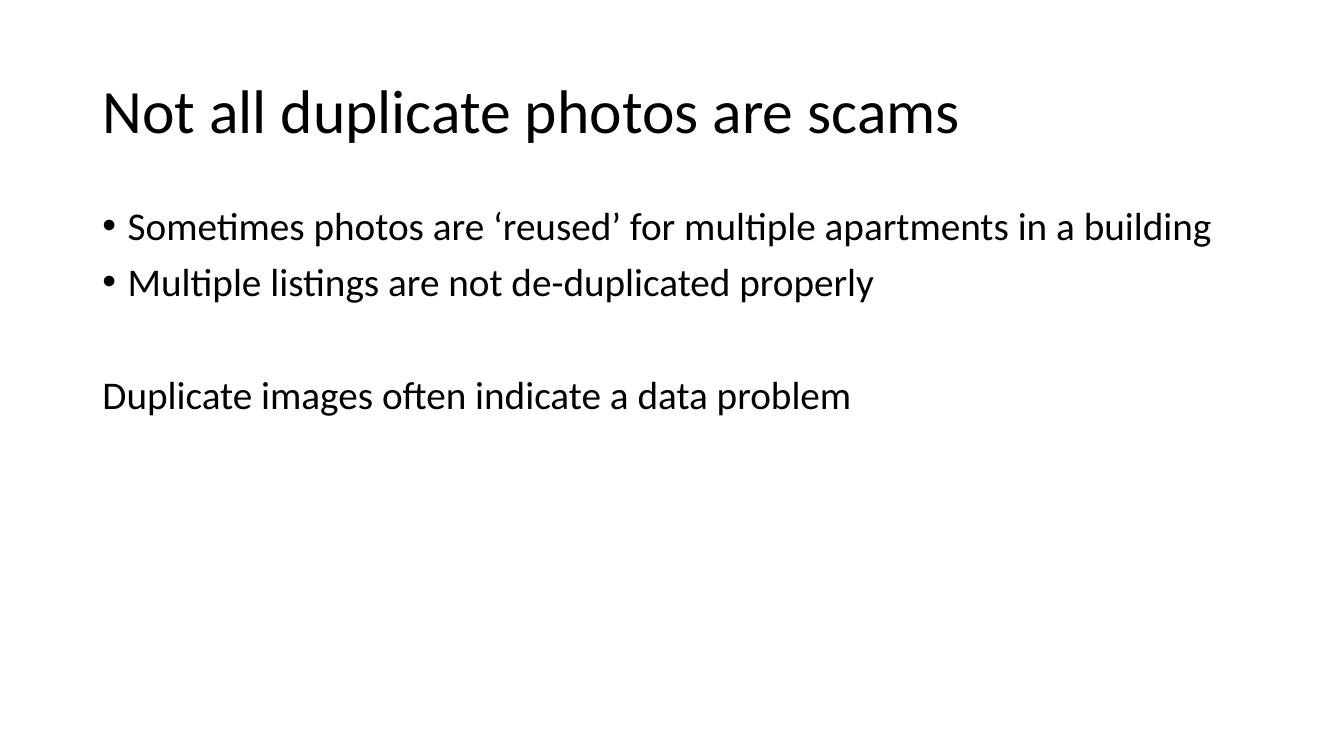
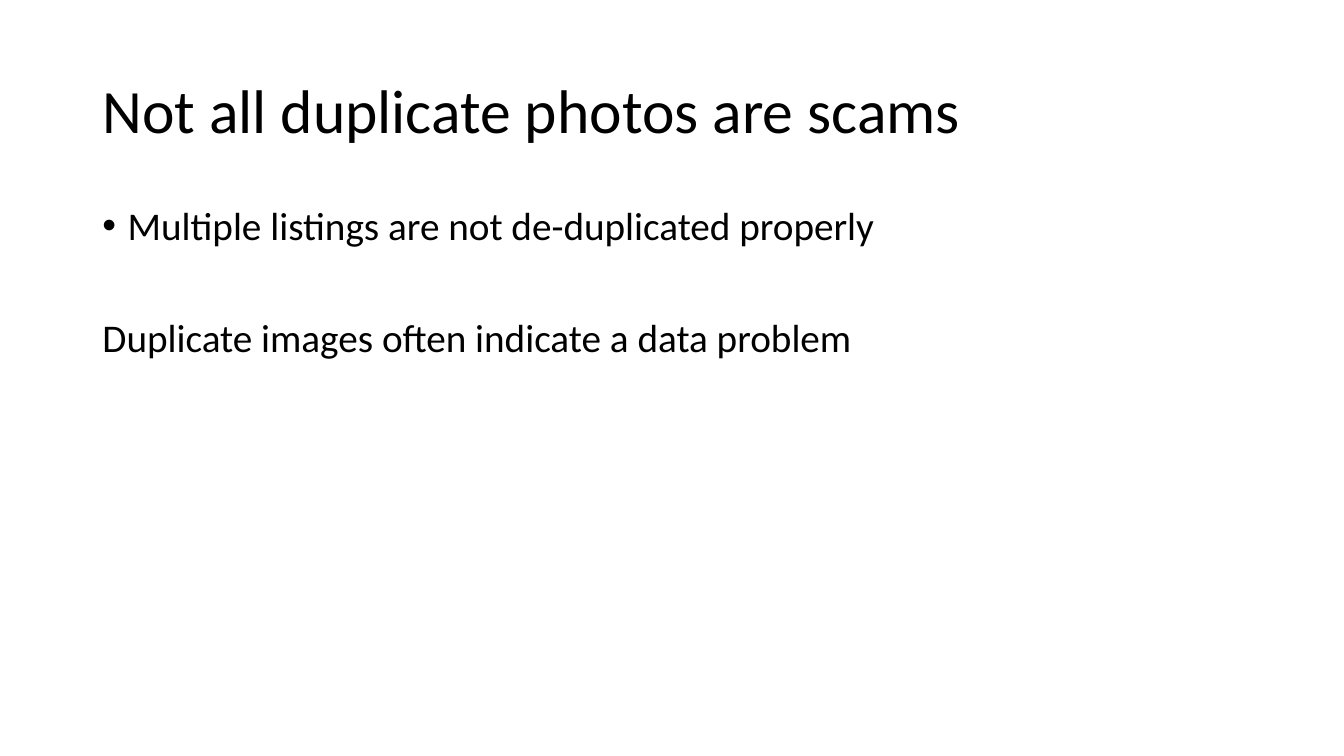
Before and after one commit to slartibardfarst/Hackathon0115, a slide deck: slide 6 of Scams of New York City.pptx. Drawn at 1344x756 pixels with LibreOffice and Linux fonts; fonts in the diff are those of the drawing. Boxes give left, top, right and bottom in pixels: in the first picture for what was removed or moved away, otherwise in the second. Text is boxed around its words. In the diff, an @@ line names an element or a change of style, - is before the commit and + after.

```diff
--- a/Scams of New York City.pptx
+++ b/Scams of New York City.pptx
@@ text at (128,212,1212,247): paragraph removed @@
-• Sometimes photos are ‘reused’ for multiple apartments in a building
```
Also in this commit, not shown: 2 other slides changed, 2 other files.
